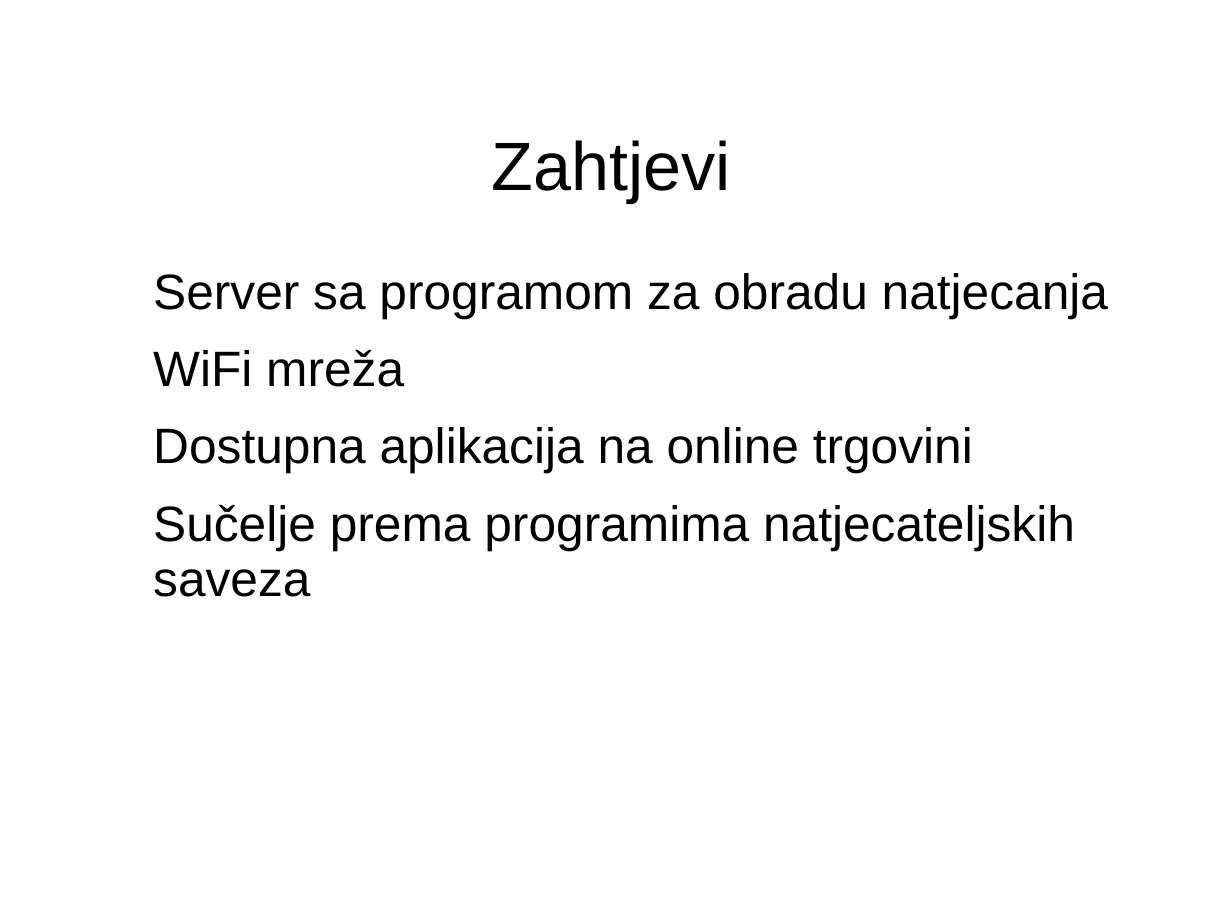
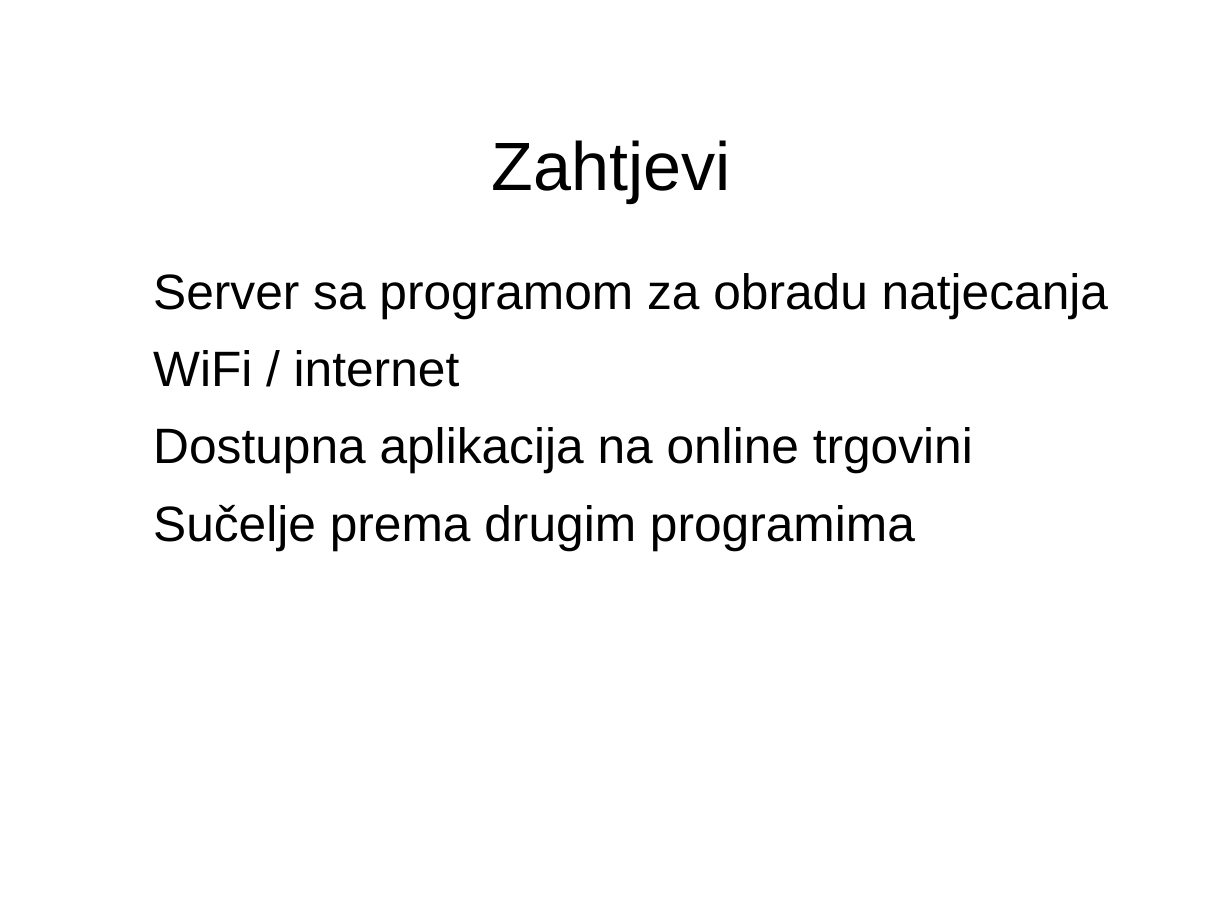
Before and after one commit to vidra74/Futura, a slide deck: slide 5 of Futura_StartUp.odp. Drawn at 1232x924 pixels with LibreOffice and Linux fonts; fonts in the diff are those of the drawing; background and template pictures are left out. Boxes give left, top, right and bottom in pixels: in the first picture for what was removed or moved away, otherwise in the second. Text is boxed around its words. In the diff, an @@ line names an element or a change of style, - is before the commit and + after.

```diff
--- a/Futura_StartUp.odp
+++ b/Futura_StartUp.odp
@@ text at (153,350,460,387): text changed @@
-WiFi mreža
+WiFi / internet
@@ text at (153,504,915,550): text changed @@
-Sučelje prema programima natjecateljskih saveza
+Sučelje prema drugim programima
```
Also in this commit, not shown: 1 other slide changed, 2 other files.
